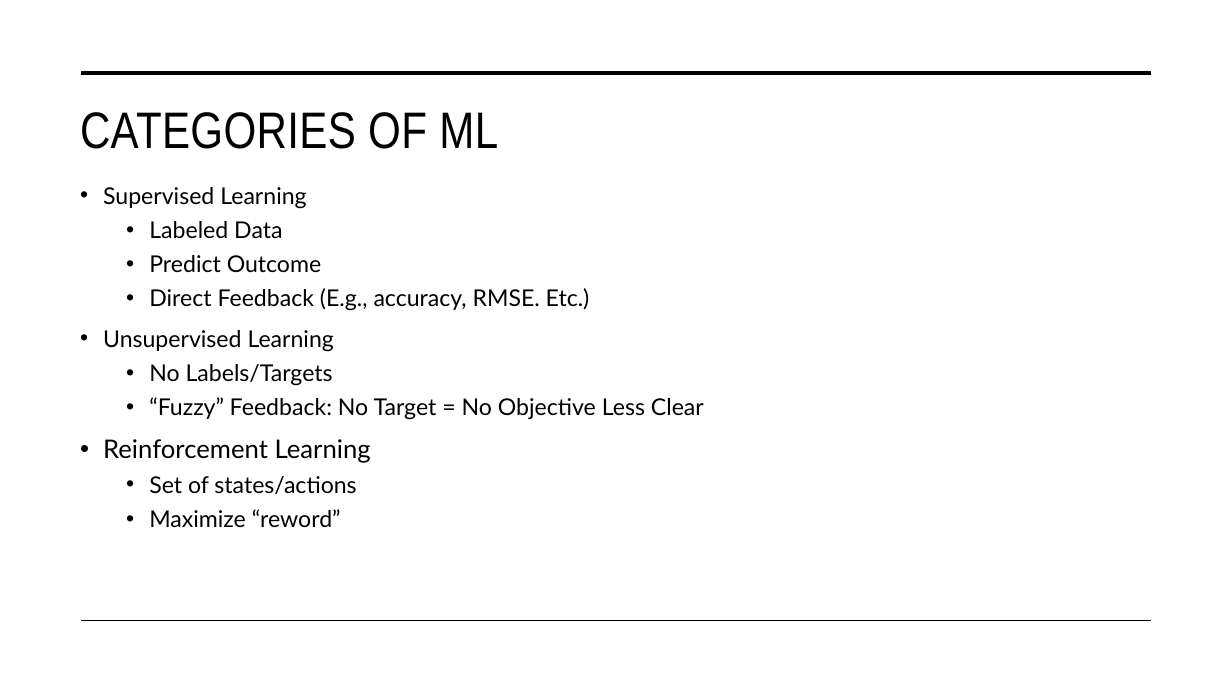
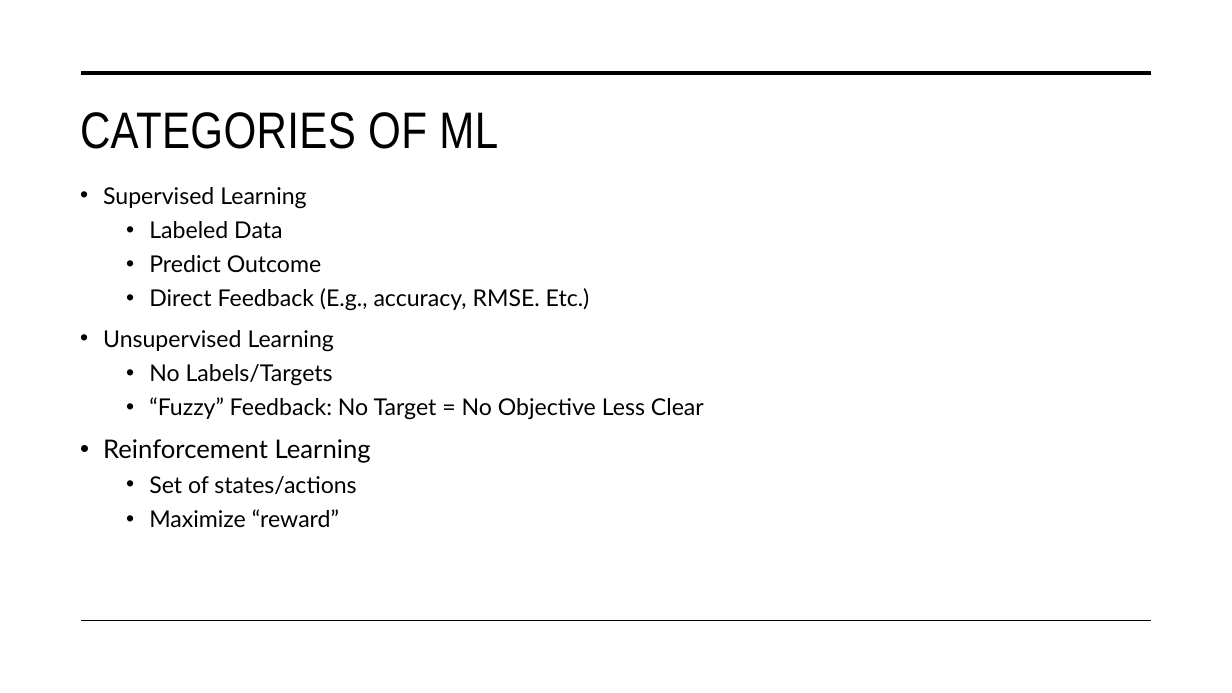
Before and after one commit to STAT-486-Fall-2026/course-content, a slide deck: slide 15 of slides/01-intro-to-ml.pptx. Drawn at 1232x693 pixels with LibreOffice and Linux fonts; fonts in the diff are those of the drawing. Boxes give left, top, right and bottom in pixels: in the first picture for what was removed or moved away, otherwise in the second. Text is boxed around its words. In the diff, an @@ line names an element or a change of style, - is before the commit and + after.

```diff
--- a/slides/01-intro-to-ml.pptx
+++ b/slides/01-intro-to-ml.pptx
@@ text at [149,509,339,527]: text changed @@
-  • Maximize “reword”
+  • Maximize “reward”
```
Also in this commit, not shown: 8 other slides changed, 2 slides added, 1 other file.
